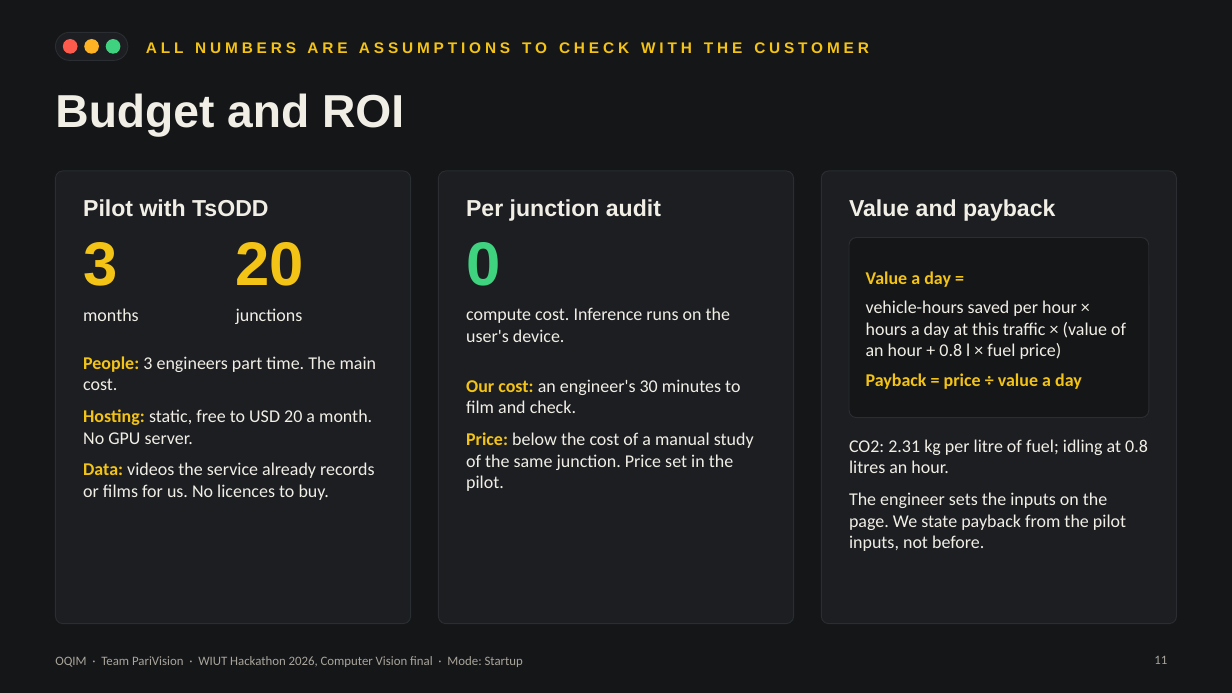
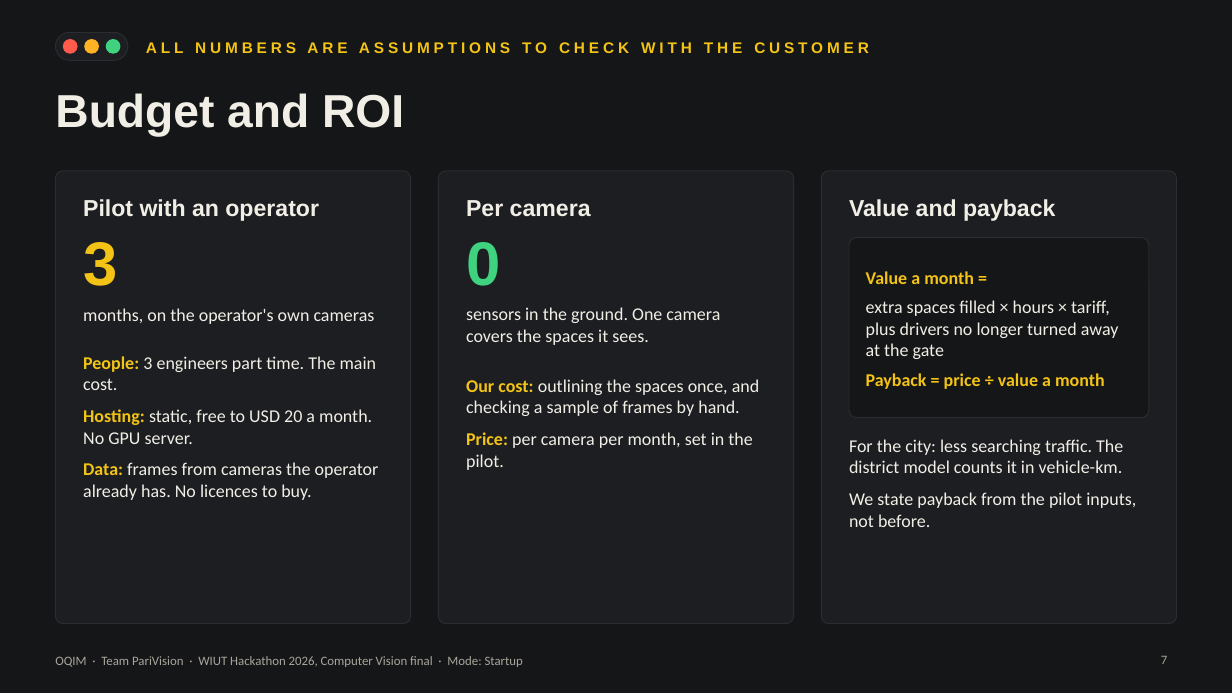
Before and after one commit to baytoooo/oqim, a slide deck: slide 7 of deck/OQIM_defence.pptx (slide 11 before the commit). Drawn at 1232x693 pixels with LibreOffice and Linux fonts; fonts in the diff are those of the drawing. Boxes give left, top, right and bottom in pixels: in the first picture for what was removed or moved away, otherwise in the second. Text is boxed around its words. In the diff, an @@ line names an element or a change of style, - is before the commit and + after.

```diff
--- a/deck/OQIM_defence.pptx
+++ b/deck/OQIM_defence.pptx
@@ text at (83,199,319,221): text changed @@
-Pilot with TsODD
+Pilot with an operator
@@ text at (466,200,591,216): text changed @@
-Per junction audit
+Per camera
@@ text removed at (236,242,304,286) @@
-20
@@ text removed at (83,308,139,321) @@
-months
@@ text added at (83,308,375,324), 14 pt, text #F1EEE6 @@
+months, on the operator's own cameras
@@ text removed at (236,308,303,324) @@
-junctions
@@ text at (466,307,720,345): text changed @@
-compute cost. Inference runs on the user's device.
+sensors in the ground. One camera covers the spaces it sees.
@@ text at (866,300,1119,389): text changed @@
-Value a day =
-vehicle-hours saved per hour × hours a day at this traffic × (value of an hour + 0.8 l × fuel price)
-Payback = price ÷ value a day
+Value a month =
+extra spaces filled × hours × tariff, plus drivers no longer turned away at the gate
+Payback = price ÷ value a month
@@ text at (466,379,759,470): text changed @@
-Our cost: an engineer's 30 minutes to film and check.
-Price: below the cost of a manual study of the same junction. Price set in the pilot.
+Our cost: outlining the spaces once, and checking a sample of frames by hand.
+Price: per camera per month, set in the pilot.
@@ text at (849,439,1136,527): text changed @@
-CO2: 2.31 kg per litre of fuel; idling at 0.8 litres an hour.
-The engineer sets the inputs on the page. We state payback from the pilot inputs, not before.
+For the city: less searching traffic. The district model counts it in vehicle-km.
+We state payback from the pilot inputs, not before.
@@ text at (83,462,379,500): text changed @@
-Data: videos the service already records or films for us. No licences to buy.
+Data: frames from cameras the operator already has. No licences to buy.
@@ page number at (1161,656,1167,664): text changed @@
-11
+7
```
Also in this commit, not shown: 4 other slides changed, 6 slides added, 7 slides removed, 51 other files.
